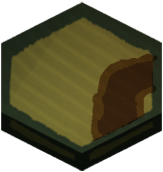
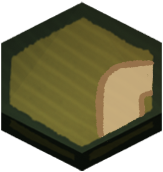
Two versions of the same layered image (163×172). Layer-by-layer changes:
pixels changed over [90, 53, 158, 143] (layer not identified)
